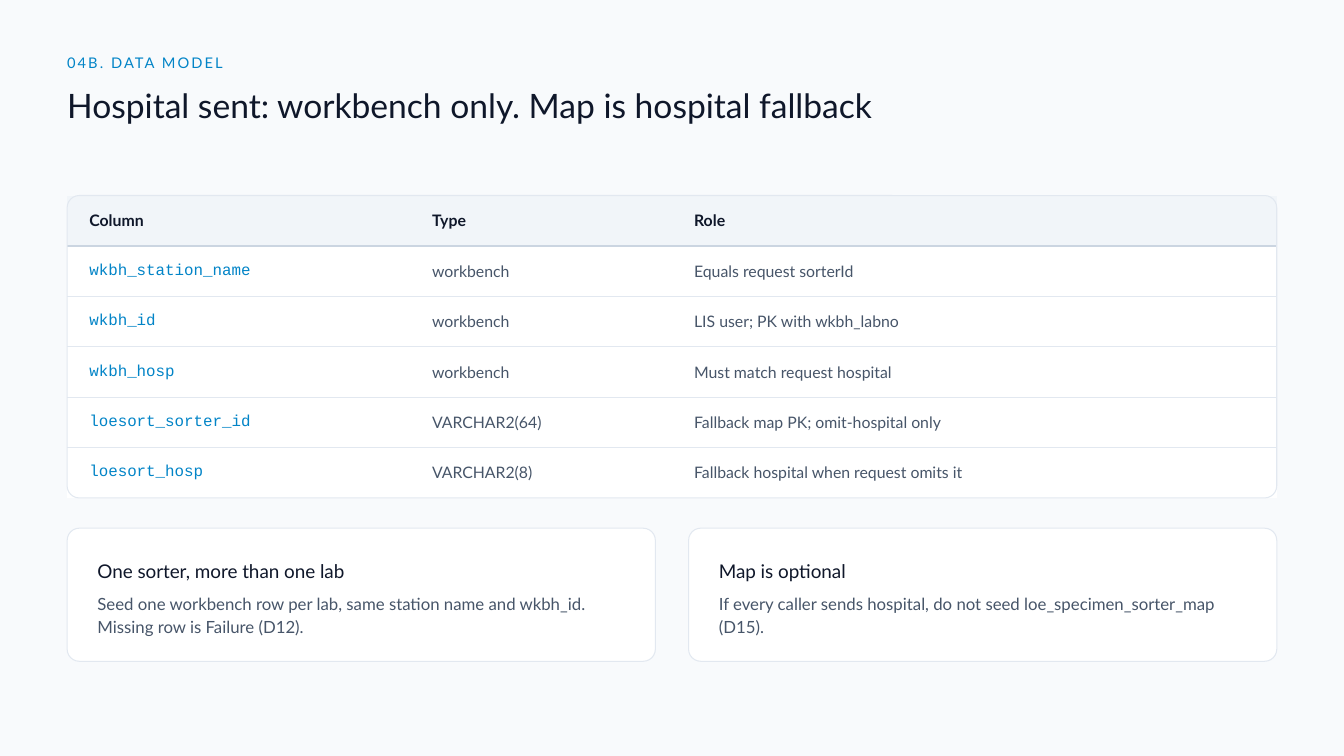
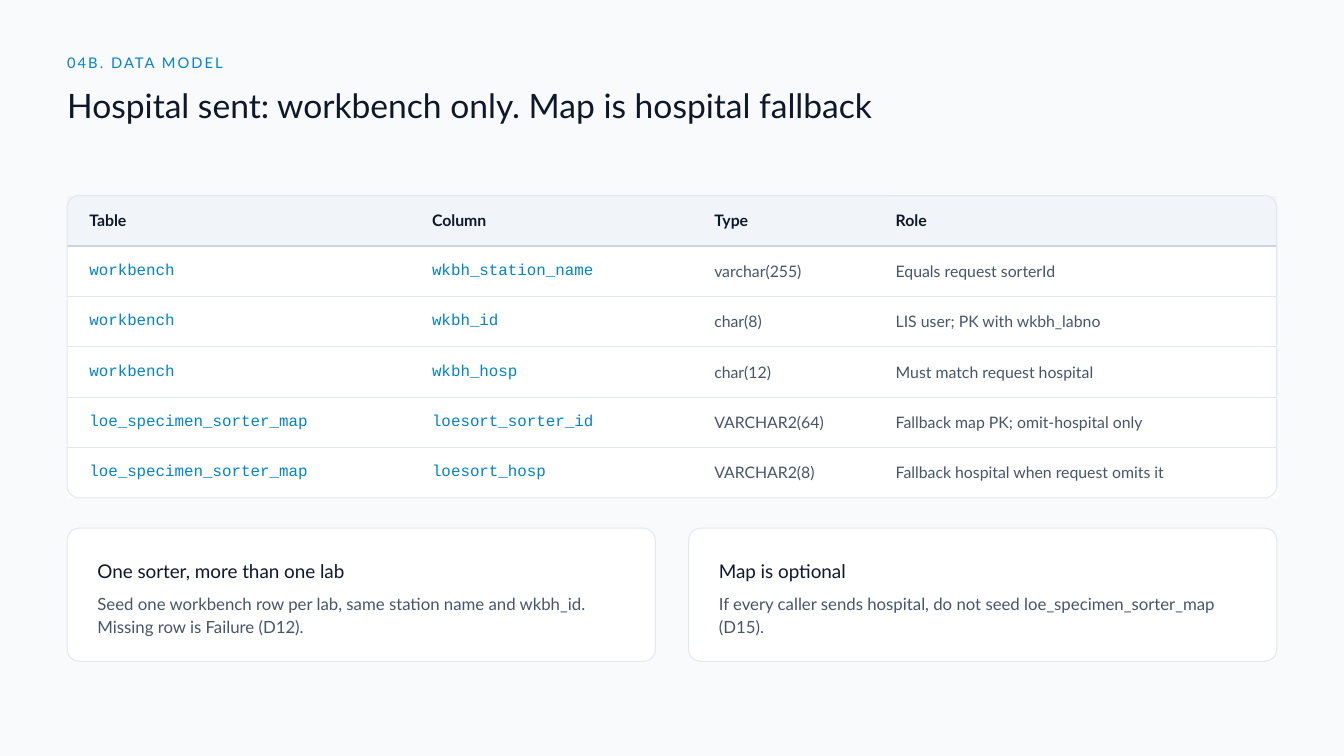
Before and after one commit to DragonChong/HA-Notes, a slide deck: slide 15 of SDLC/Projects/TMP-specimen-sorter-api — Specimen Sorter API/assets/Specimen Sorter API v3.pptx. Drawn at 1344x756 pixels with LibreOffice and Linux fonts; fonts in the diff are those of the drawing. Boxes give left, top, right and bottom in pixels: in the first picture for what was removed or moved away, otherwise in the second. Text is boxed around its words. In the diff, an @@ line names an element or a change of style, - is before the commit and + after.

```diff
--- a/SDLC/Projects/TMP-specimen-sorter-api — Specimen Sorter API/assets/Specimen Sorter API v3.pptx
+++ b/SDLC/Projects/TMP-specimen-sorter-api — Specimen Sorter API/assets/Specimen Sorter API v3.pptx
@@ table at (x1=68, y1=196, x2=1277, y2=485) @@
+column 1: Table | workbench | workbench | workbench | loe_specimen_sorter_map | loe_specimen_sorter_map
-column 2: Type | workbench | workbench | workbench | VARCHAR2(64) | VARCHAR2(8)
+column 3: Type | varchar(255) | char(8) | char(12) | VARCHAR2(64) | VARCHAR2(8)
```
Also in this commit, not shown: 1 other slide changed, 2 other files.
